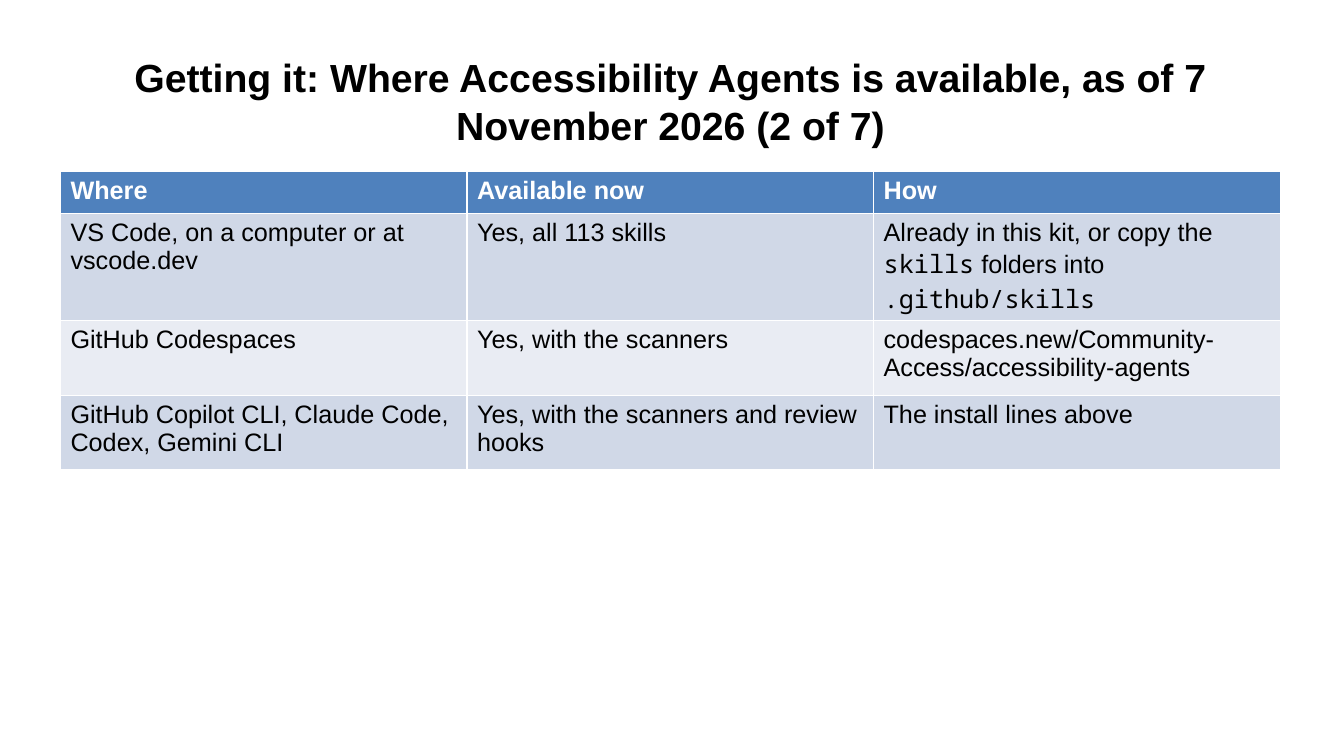
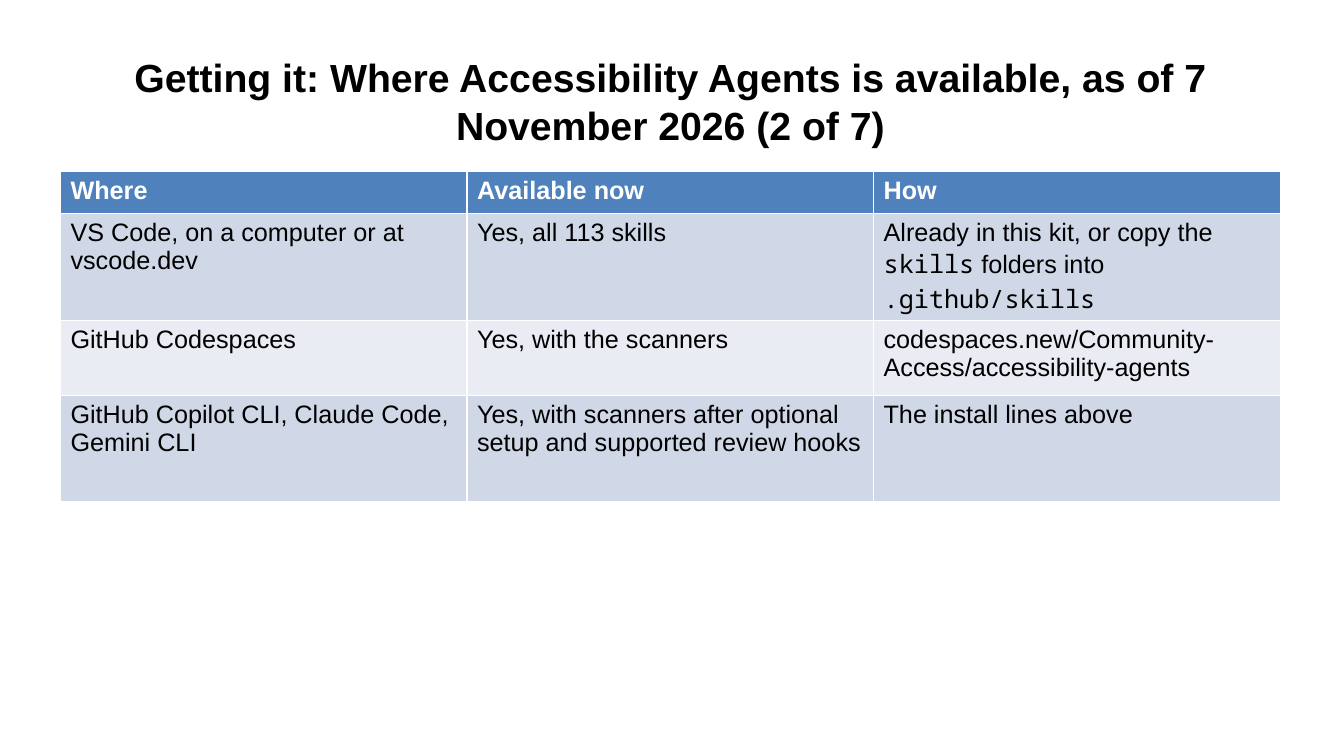
Before and after one commit to Community-Access/glow, a slide deck: slide 22 of docs/ahg-2026/kit/accessibility-agents.pptx. Drawn at 1344x756 pixels with LibreOffice and Linux fonts; fonts in the diff are those of the drawing. Boxes give left, top, right and bottom in pixels: in the first picture for what was removed or moved away, otherwise in the second. Text is boxed around its words. In the diff, an @@ line names an element or a change of style, - is before the commit and + after.

```diff
--- a/docs/ahg-2026/kit/accessibility-agents.pptx
+++ b/docs/ahg-2026/kit/accessibility-agents.pptx
@@ table at box(60, 171, 1279, 502) @@
-row 4, column 1: GitHub Copilot CLI, Claude Code, Codex, Gemini CLI
+row 4, column 1: GitHub Copilot CLI, Claude Code, Gemini CLI
-row 4, column 2: Yes, with the scanners and review hooks
+row 4, column 2: Yes, with scanners after optional setup and supported review hooks
```
Also in this commit, not shown: 9 other slides changed, 1 slide added, 1 slide removed, 18 other files.
